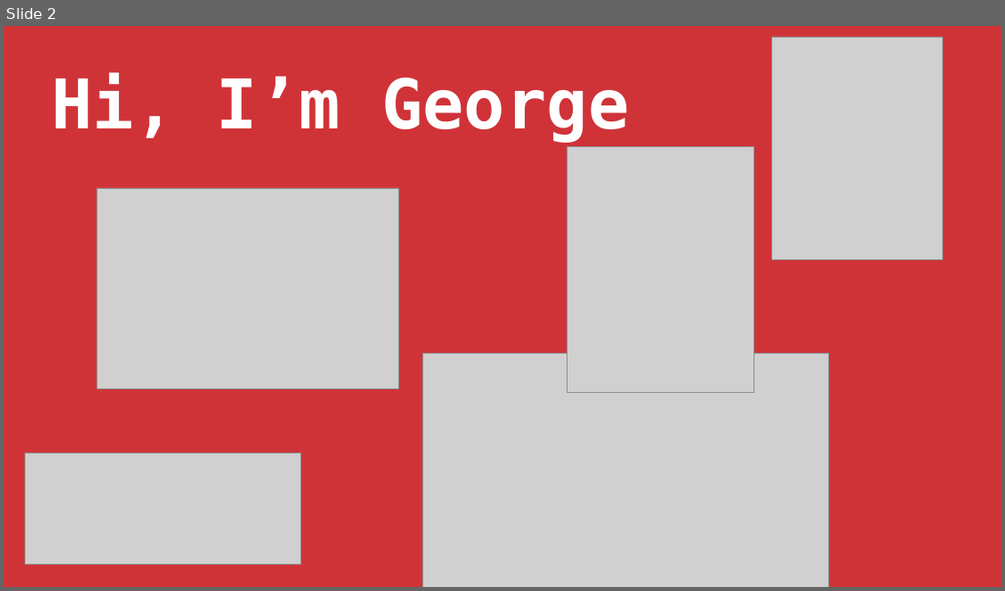
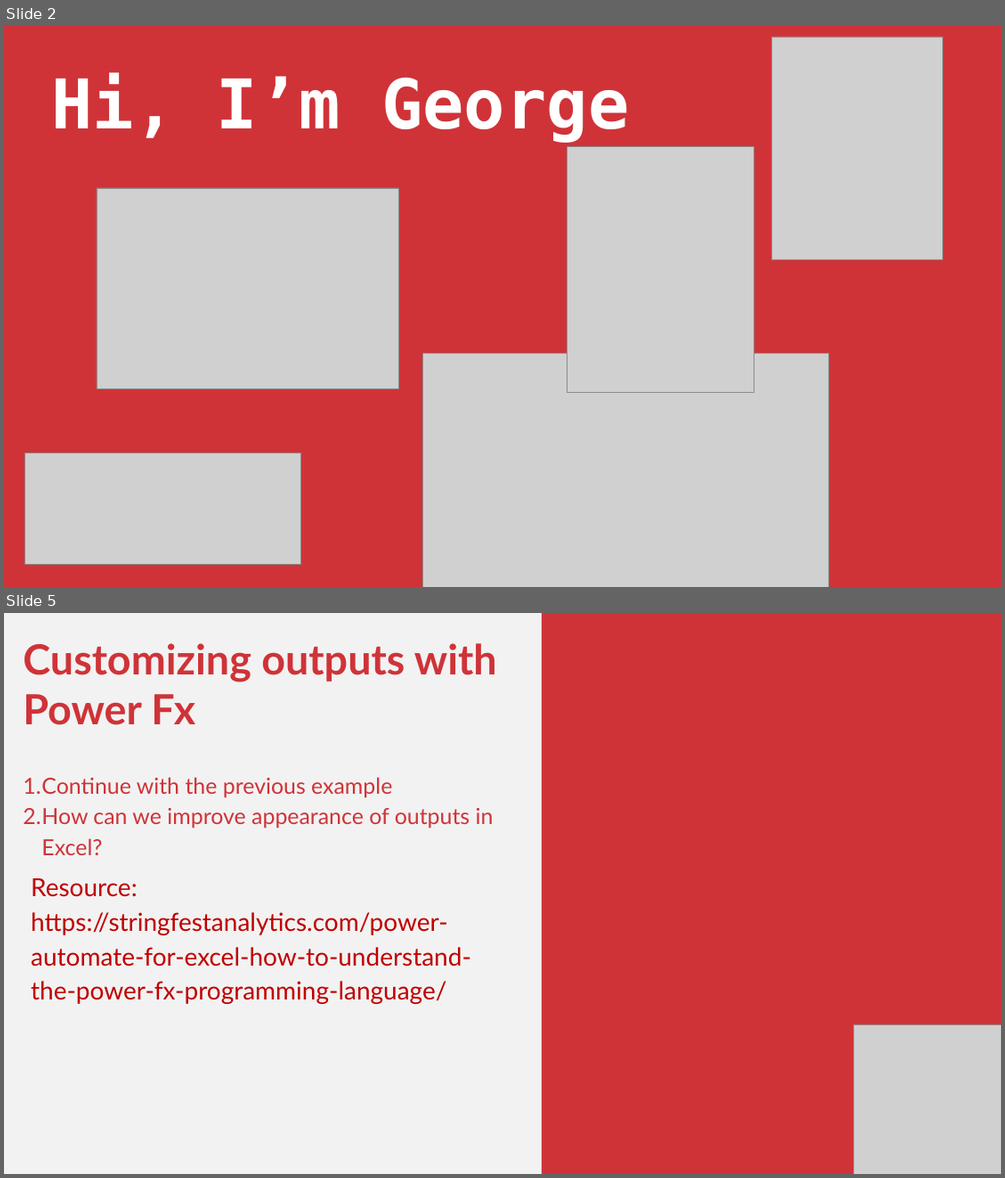
Before and after one commit to stringfestdata/first-steps-power-automate, a slide deck: first-steps-power-automate.pptx. Shown one above the other, each under a label of ours: slide 2 before the commit, slides 2 and 5 after it; the slides between them are not shown. The pictures are 1005x591 and 1005x1178 pixels, drawn with LibreOffice and Linux fonts; fonts in the diff are those of the drawing; grey boxes stand for pictures. Boxes give left, top, right and bottom in pixels: in the first picture for what was removed or moved away, otherwise in the second. Text is boxed around its words. In the diff, an @@ line names an element or a change of style, - is before the commit and + after.

```diff
--- a/first-steps-power-automate.pptx
+++ b/first-steps-power-automate.pptx
@@ slide 5 added at (4,613,1001,1174), background #F2F2F2 @@
@@ rectangle added at (542,613,1001,1174), fill #CF3338 @@
@@ text added at (23,643,497,1004), 36 pt, text #C00000 @@
+Customizing outputs with Power Fx
+1. Continue with the previous example
+2. How can we improve appearance of outputs in Excel?
+Resource: https://stringfestanalytics.com/power-automate-for-excel-how-to-understand-the-power-fx-programming-language/
@@ picture added at (853,1024,1001,1174) @@
```
Also in this commit, not shown: 2 slides changed, 2 other slides added, 13 slides removed.
